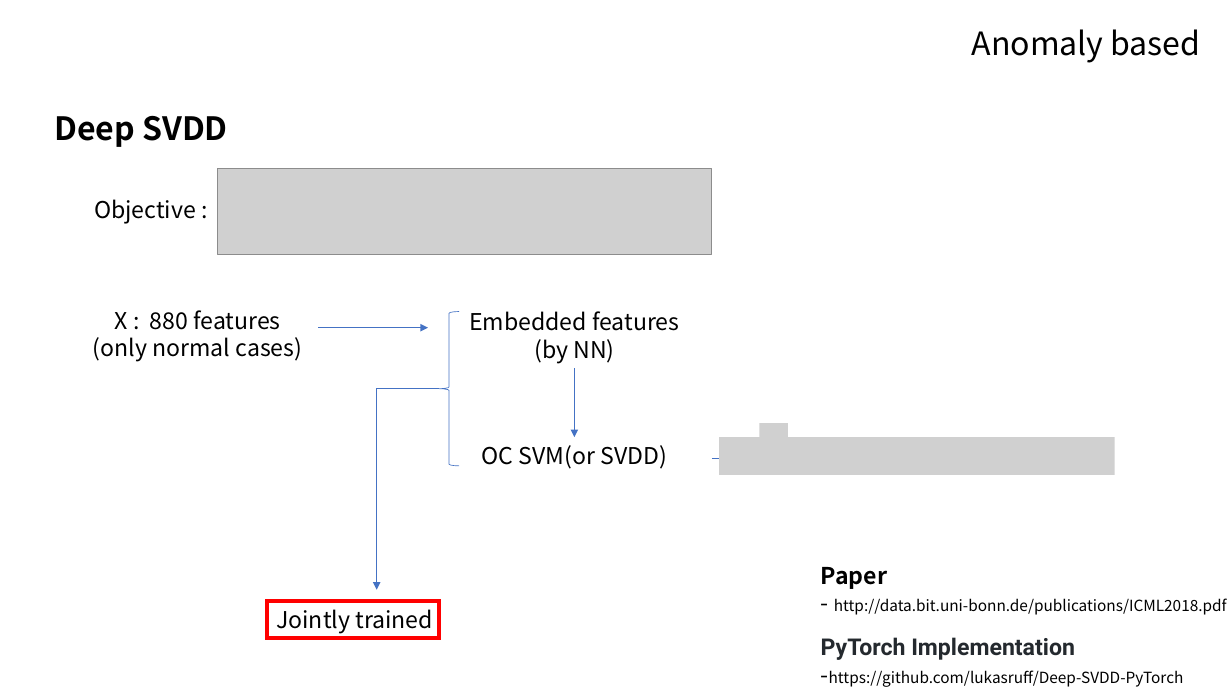
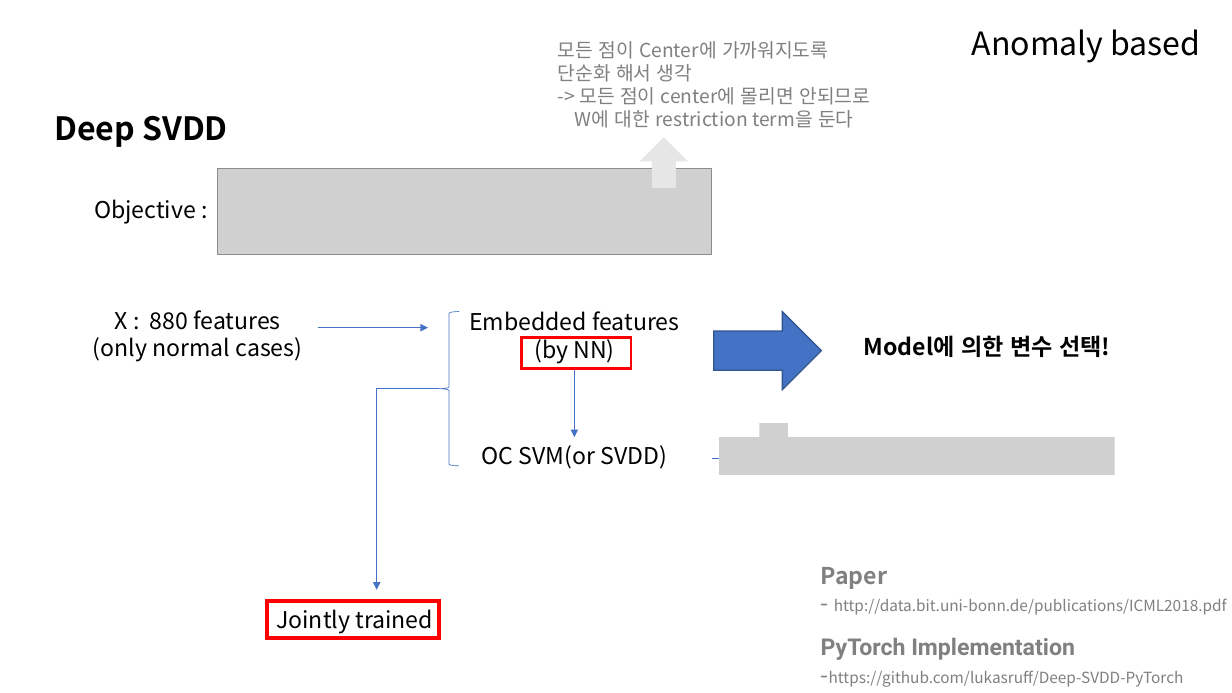
Before and after one commit to 100jy/anomaly-research, a slide deck: slide 21 of fraud_detection.pptx. Drawn at 1232x693 pixels with LibreOffice and Linux fonts; fonts in the diff are those of the drawing; grey boxes stand for pictures. Boxes give left, top, right and bottom in pixels: in the first picture for what was removed or moved away, otherwise in the second. Text is boxed around its words. In the diff, an @@ line names an element or a change of style, - is before the commit and + after.

```diff
--- a/fraud_detection.pptx
+++ b/fraud_detection.pptx
@@ text added at box(558, 41, 870, 128), 15 pt, text #808080 @@
+모든 점이 Center에 가까워지도록
+단순화 해서 생각
+-> 모든 점이 center에 몰리면 안되므로
+W에 대한 restriction term을 둔다
@@ right arrow added at box(640, 137, 688, 188), fill #E7E6E6 @@
@@ right arrow added at box(714, 311, 822, 390), fill #4472C4, outline #325491 1 pt @@
@@ rectangle added at box(521, 337, 631, 369), outline #FF0000 2.25 pt @@
@@ text added at box(864, 335, 1110, 357), 18 pt, text #000000, bold @@
+Model에 의한 변수 선택!
@@ text "Paper" at box(821, 567, 1227, 615): text colour #000000 to #808080 @@
@@ text "PyTorch Implementation" at box(821, 637, 1184, 687): text colour #24292E to #808080 in "PyTorch Implementation"; text colour #000000 to #808080 in "-https://github.com/lukasruff/Deep-SVDD-PyTorch" @@
```
Also in this commit, not shown: 13 other slides changed.
